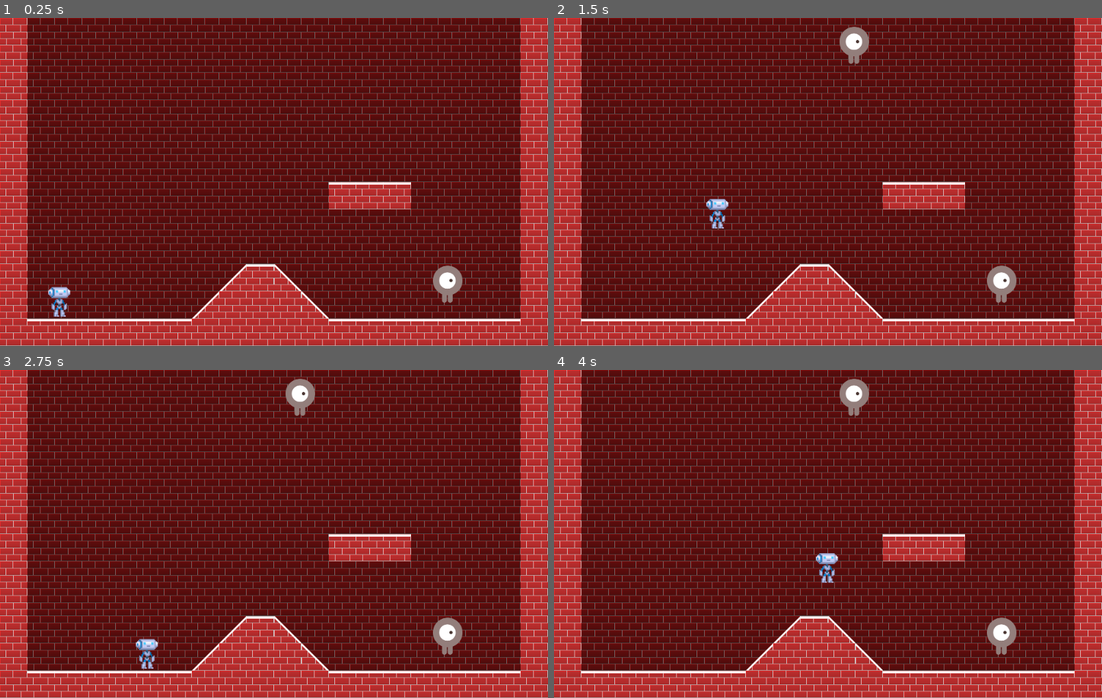
Above: before the commit, frames 1-4 (two rows, left to right).
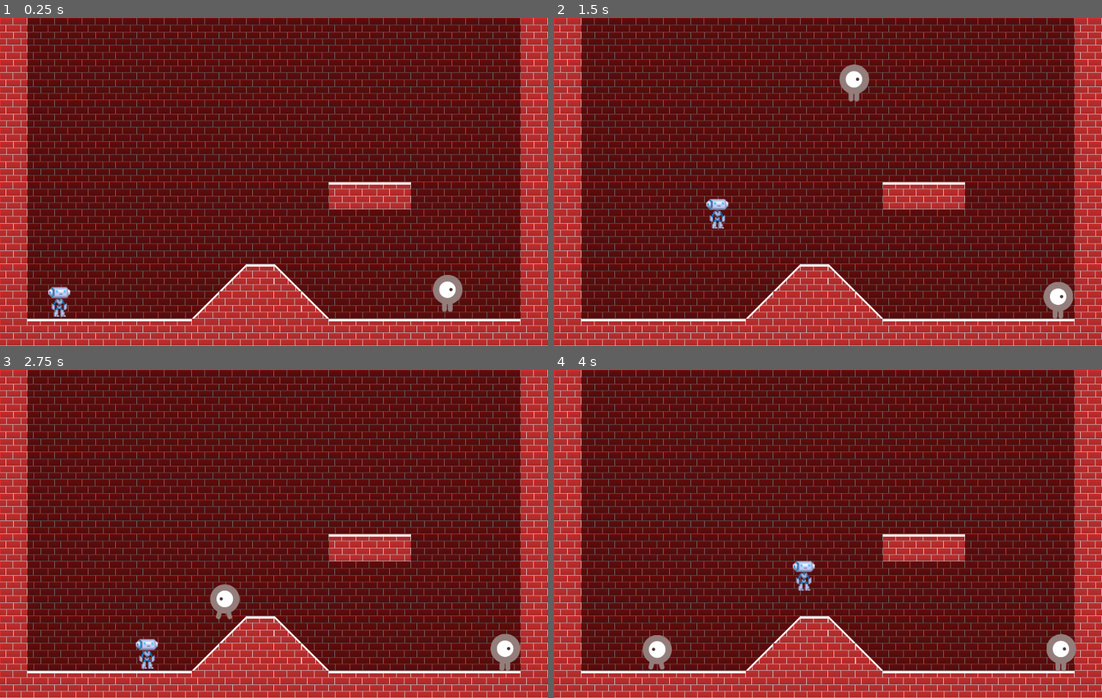
Above: after the commit, the same moments.

Repository: Ruefa/godot_test
Game: Godot game, scene res://Main.tscn
Two runs of this game, one before a commit and one after it. Both use one fixed random seed, a clock stepped at 60 frames per second and the inputs below.
Inputs:
- Up to frame 1 (0.25 s): no input
- Up to frame 2 (1.5 s): hold Right (ui_right) from 0.53 s (still down); tap Up (ui_up) at 0.77 s
- Up to frame 3 (2.75 s): tap Up (ui_up) at 1.52 s; release Right (ui_right) at 2.03 s; hold Left (ui_left) from 2.03 s (still down)
- Up to frame 4 (4 s): release Left (ui_left) at 2.78 s; hold Right (ui_right) from 2.78 s (still down); tap Up (ui_up) at 3.02, 3.77 s

The runs differ from the first frame. In frame 1, 0.5% of the frame differs, in the area x 79-85%, y 75-90%; in frame 2, 1.7%; in frame 3, 1.7%; in frame 4, 2.2%, in the area x 16-96%, y 2-92%.
Error before the commit: Attempt to call function 'start' in base 'null instance' on a null instance. (res://Monster.gd:12)

Commit message:
added timers to monster to control movement

Diff:
--- a/Side Scroll/Monster.tscn
+++ b/Side Scroll/Monster.tscn
@@ -22,3 +22,11 @@
 [node name="CollisionPolygon2D" type="CollisionPolygon2D" parent="."]
 build_mode = 1
 polygon = PoolVector2Array( -0.217621, -66.717, 24.9293, -61.9271, 44.0889, -47.5574, 53.0699, -25.4042, 55.4649, -15.2 …(267 unchanged characters)…
+
+[node name="MoveTimer" type="Timer" parent="."]
+one_shot = true
+
+[node name="PauseTimer" type="Timer" parent="."]
+one_shot = true
+
+[connection signal="timeout" from="MoveTimer" to="." method="_on_MoveTimer_timeout"]
